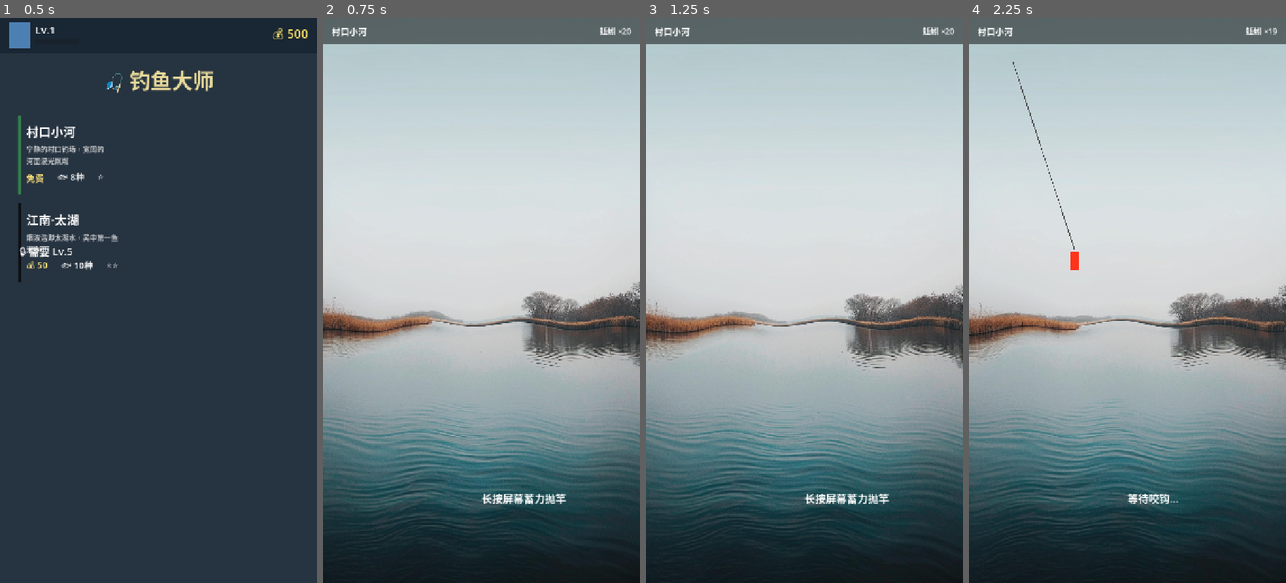
Above: before the commit, frames 1-4 (left to right).
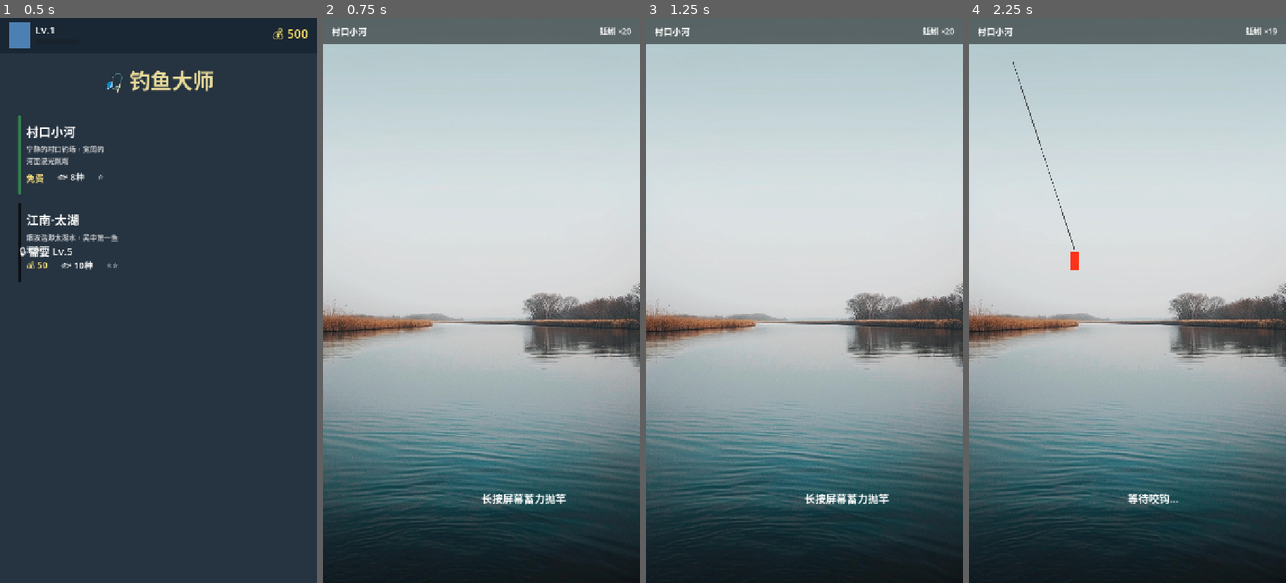
Above: after the commit, the same moments.

Repository: myself594/fishing-master
Game: Godot game, scene res://scenes/main.tscn
Two runs of this game, one before a commit and one after it. Both use one fixed random seed, a clock stepped at 60 frames per second and the inputs below.
Inputs (mouse positions are in pixels of both pictures, inside the frame that each line leads up to):
- Up to frame 1 (0.5 s): no input
- Up to frame 2 (0.75 s): click (342, 153) at 0.5 s
- Up to frame 3 (1.25 s): no input
- Up to frame 4 (2.25 s): move the mouse to (1197, 272) at 1.27 s; click (1197, 272) at 1.42 s; move the mouse to (1064, 328) at 2.02 s; click (1064, 328) at 2.17 s

Frame 1 is identical in both runs. In frame 2, 5.5% of the frame differs, in the area x 0-100%, y 46-93%; in frame 3, 5.3%; in frame 4, 5.5%.

Commit message:
优化水面涟漪效果，更自然真实
- 使用多层波浪叠加（大、中、小波浪）
- 添加 FBM 噪声扰动增加随机性
- 深度因子：越往下波动越明显
- 降低默认波动强度，效果更微妙

Diff:
--- a/assets/shaders/water_ripple.gdshader
+++ b/assets/shaders/water_ripple.gdshader
@@ -1,21 +1,71 @@
 shader_type canvas_item;
 
-// 水面涟漪效果参数
-uniform float wave_speed : hint_range(0.5, 5.0) = 2.0;
-uniform float wave_strength : hint_range(0.001, 0.02) = 0.005;
-uniform float wave_frequency : hint_range(5.0, 50.0) = 20.0;
+// 自然水面效果参数
+uniform float wave_speed : hint_range(0.1, 2.0) = 0.5;
+uniform float wave_strength : hint_range(0.0005, 0.005) = 0.002;
+uniform float water_start : hint_range(0.2, 0.5) = 0.33;
+
+// 生成伪随机噪声
+float noise(vec2 p) {
+    return fract(sin(dot(p, vec2(12.9898, 78.233))) * 43758.5453);
+}
+
+// 平滑噪声
+float smooth_noise(vec2 p) {
+    vec2 i = floor(p);
+    vec2 f = fract(p);
+    f = f * f * (3.0 - 2.0 * f); // smoothstep
+
+    float a = noise(i);
+    float b = noise(i + vec2(1.0, 0.0));
+    float c = noise(i + vec2(0.0, 1.0));
+    float d = noise(i + vec2(1.0, 1.0));
+
+    return mix(mix(a, b, f.x), mix(c, d, f.x), f.y);
+}
+
+// 多层噪声叠加 (FBM)
+float fbm(vec2 p) {
+    float value = 0.0;
+    float amplitude = 0.5;
+    for (int i = 0; i < 4; i++) {
+        value += amplitude * smooth_noise(p);
+        p *= 2.0;
+        amplitude *= 0.5;
+    }
+    return value;
+}
 
 void fragment() {
     vec2 uv = UV;
 
-    // 水面涟漪效果
-    float offset_y = sin(uv.x * wave_frequency + TIME * wave_speed) * wave_strength;
-    float offset_x = cos(uv.y * wave_frequency + TIME * wave_speed) * wave_strength * 0.5;
+    // 只在水面区域应用效果
+    if (uv.y > water_start) {
+        // 计算水面深度因子（越往下效果越强）
+        float depth = (uv.y - water_start) / (1.0 - water_start);
+        float strength = wave_strength * depth;
 
-    // 只在水面区域（下方2/3）应用效果
-    if (uv.y > 0.33) {
-        uv.y += offset_y;
-        uv.x += offset_x;
+        // 多层波浪叠加，模拟自然水面
+        float time = TIME * wave_speed;
+
+        // 第一层：大波浪（慢速）
+        float wave1 = sin(uv.x * 8.0 + time * 0.7) * cos(uv.y * 6.0 + time * 0.5);
+
+        // 第二层：中波浪（中速）
+        float wave2 = sin(uv.x * 15.0 - time * 1.1) * cos(uv.y * 12.0 + time * 0.8);
+
+        // 第三层：小波纹（快速）
+        float wave3 = sin(uv.x * 25.0 + time * 1.5) * cos(uv.y * 20.0 - time * 1.2);
+
+        // 噪声扰动，增加随机性
+        float noise_val = fbm(uv * 10.0 + time * 0.3) - 0.5;
+
+        // 组合所有波浪
+        float combined = wave1 * 0.5 + wave2 * 0.3 + wave3 * 0.2 + noise_val * 0.3;
+
+        // 应用位移
+        uv.x += combined * strength;
+        uv.y += combined * strength * 0.5;
     }
 
     COLOR = texture(TEXTURE, uv);
